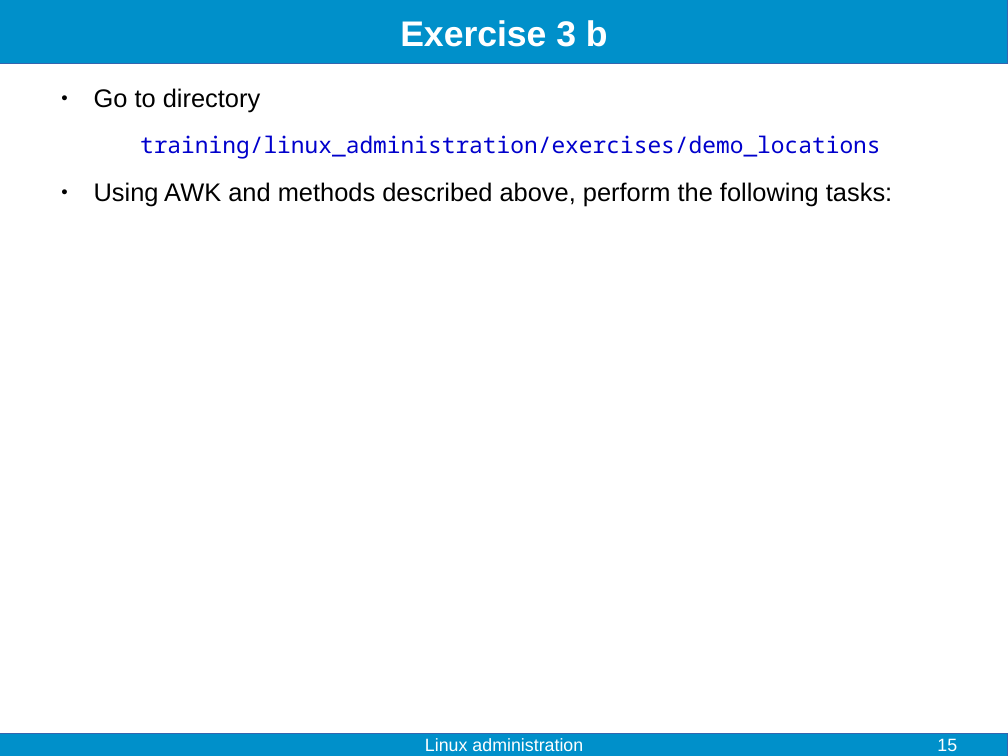
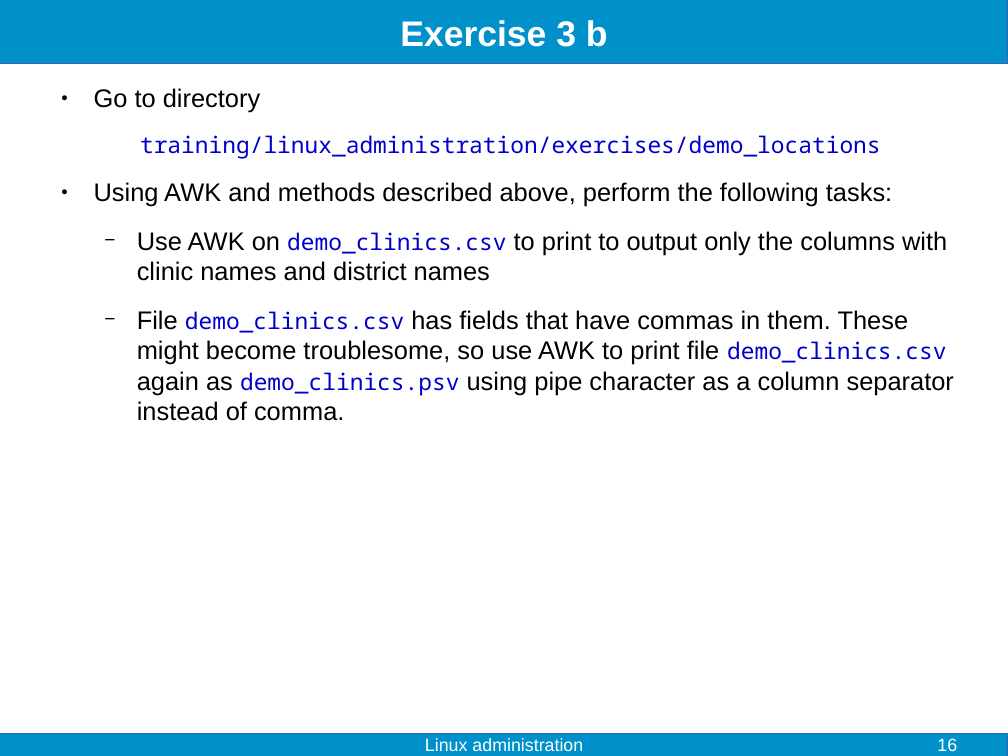
Before and after one commit to fjelltopp/training, a slide deck: slide 16 of linux_administration/linux_administration.odp (slide 15 before the commit). Drawn at 1008x756 pixels with LibreOffice and Linux fonts; fonts in the diff are those of the drawing. Boxes give left, top, right and bottom in pixels: in the first picture for what was removed or moved away, otherwise in the second. Text is boxed around its words. In the diff, an @@ line names an element or a change of style, - is before the commit and + after.

```diff
--- a/linux_administration/linux_administration.odp
+++ b/linux_administration/linux_administration.odp
@@ text at (137, 231, 954, 421): paragraphs added @@
+  − Use AWK on demo_clinics.csv to print to output only the columns with clinic names and district names
+  − File demo_clinics.csv has fields that have commas in them. These might become troublesome, so use AWK to print file demo_clinics.csv again as demo_clinics.psv using pipe character as a column separator instead of comma.
@@ page number at (937, 738, 957, 751): text changed @@
-15
+16
```
Also in this commit, not shown: 4 other slides changed, 1 slide added.
